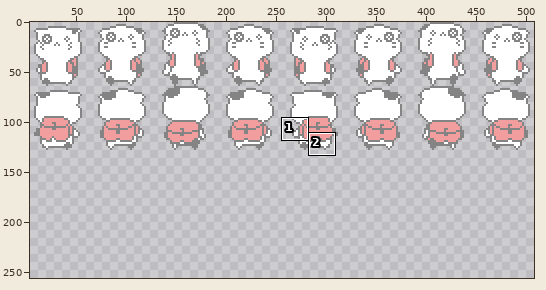
Sprite sheet, stored at assets/characters/player.png. Above: a wide view before the commit, with the close-up outlined.
Close-up. As it was:
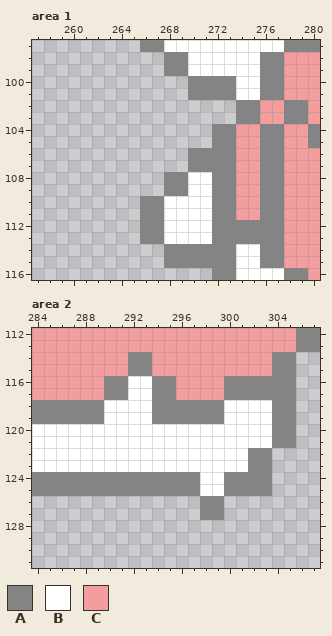
The file is 512x256 pixels. Shown: area 1: x 257..280, y 97..116; area 2: x 284..307, y 112..131. The wide view leaves out empty margins. The commit also changed other parts of the picture, which this record leaves out.
Palette (. is transparent): A #848484  B #ffffff  C #f39e9e
Pixels before, area 1, first column x 266:
 97 AABBBBBBBBBBAAA
 98 ..AABBBBBBAACCC
 99 ..AABBBBBBAACCC
100 ....AAAABBAACCC
101 ....AAAABBAACCC
102 ........AACCAAC
103 ........AACCAAC
104 ......AACCAACCA
105 ......AACCAACCA
106 ....AAAACCAACCC
107 ....AAAACCAACCC
108 ..AABBAACCAACCC
109 ..AABBAACCAACCC
110 AABBBBAACCAACCC
111 AABBBBAACCAACCC
112 AABBBBAAAAAACCC
113 AABBBBAAAAAACCC
114 ..AAAAAABBAACCC
115 ..AAAAAABBAACCC
116 ......AABBBBAAC
Pixels before, area 2, first column x 284:
112 CCCCCCCCCCCCCCCCCCCCCCAA
113 CCCCCCCCCCCCCCCCCCCCCCAA
114 CCCCCCCCAACCCCCCCCCCAA..
115 CCCCCCCCAACCCCCCCCCCAA..
116 CCCCCCAABBAACCCCAAAAAA..
117 CCCCCCAABBAACCCCAAAAAA..
118 AAAAAABBBBAAAAAABBBBAA..
119 AAAAAABBBBAAAAAABBBBAA..
120 BBBBBBBBBBBBBBBBBBBBAA..
121 BBBBBBBBBBBBBBBBBBBBAA..
122 BBBBBBBBBBBBBBBBBBAA....
123 BBBBBBBBBBBBBBBBBBAA....
124 AAAAAAAAAAAAAABBAAAA....
125 AAAAAAAAAAAAAABBAAAA....
126 ..............AA........
127 ..............AA........
And afterwards:
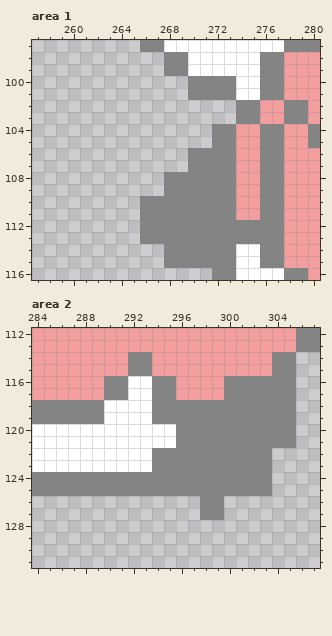
Edits made:
{"where": "area 1"}
{"y":108,"x":270,"old":"BB","new":"AA"}
{"y":109,"x":270,"old":"BB","new":"AA"}
{"y":110,"x":268,"old":"BBBB","new":"AAAA"}
{"y":111,"x":268,"old":"BBBB","new":"AAAA"}
{"y":112,"x":268,"old":"BBBB","new":"AAAA"}
{"y":113,"x":268,"old":"BBBB","new":"AAAA"}
{"where": "area 2"}
{"y":118,"x":300,"old":"BBBB","new":"AAAA"}
{"y":119,"x":300,"old":"BBBB","new":"AAAA"}
{"y":120,"x":296,"old":"BBBBBBBB","new":"AAAAAAAA"}
{"y":121,"x":296,"old":"BBBBBBBB","new":"AAAAAAAA"}
{"y":122,"x":294,"old":"BBBBBBBB","new":"AAAAAAAA"}
{"y":123,"x":294,"old":"BBBBBBBB","new":"AAAAAAAA"}
{"y":124,"x":298,"old":"BB","new":"AA"}
{"y":125,"x":298,"old":"BB","new":"AA"}
